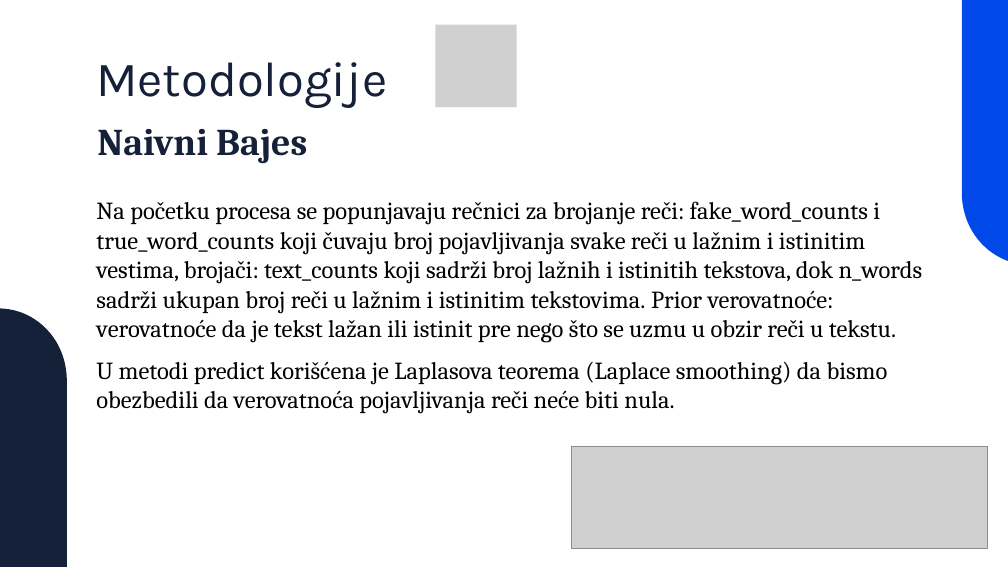
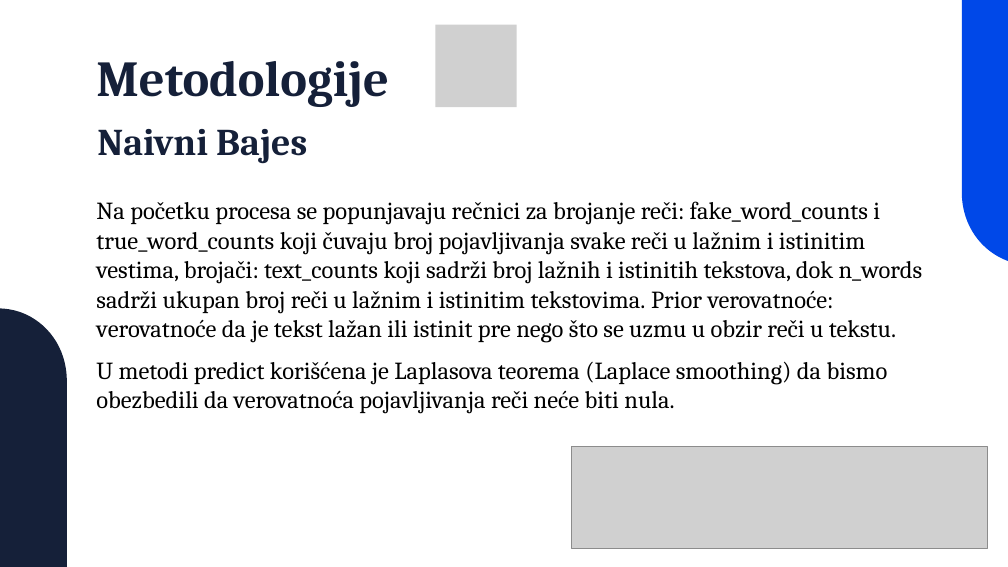
Before and after one commit to SonjaBaljicki/fake-news-detection, a slide deck: slide 5 of Fake-news-detection.pptx. Drawn at 1008x567 pixels with LibreOffice and Linux fonts; fonts in the diff are those of the drawing; grey boxes stand for pictures. Boxes give left, top, right and bottom in pixels: in the first picture for what was removed or moved away, otherwise in the second. Text is boxed around its words. In the diff, an @@ line names an element or a change of style, - is before the commit and + after.

```diff
--- a/Fake-news-detection.pptx
+++ b/Fake-news-detection.pptx
@@ text "Metodologije" at bbox=[96, 61, 389, 107]: size 70 to 72 pt, font Karla to Cambria, bold on @@
```
Also in this commit, not shown: 11 other slides changed, 6 other files.
